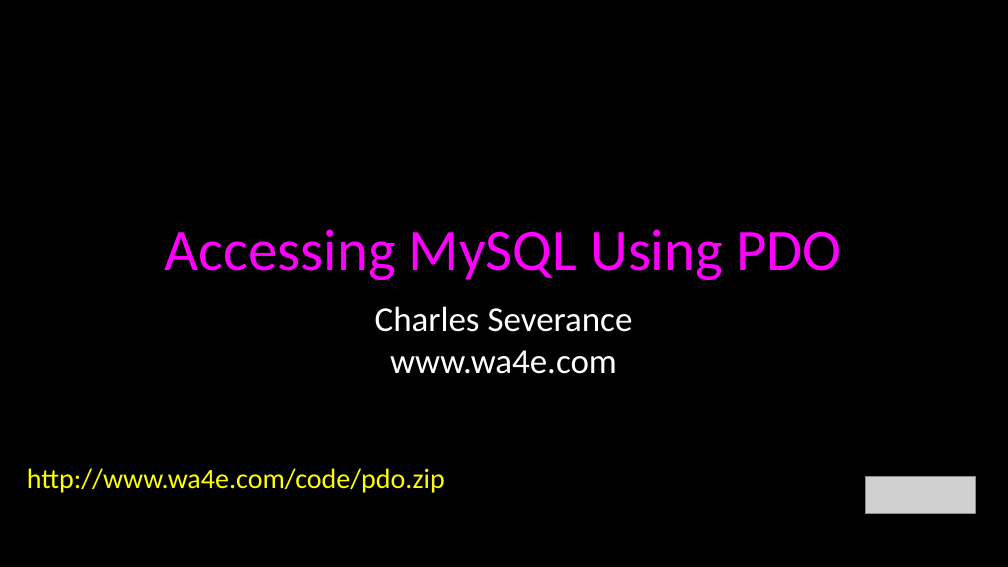
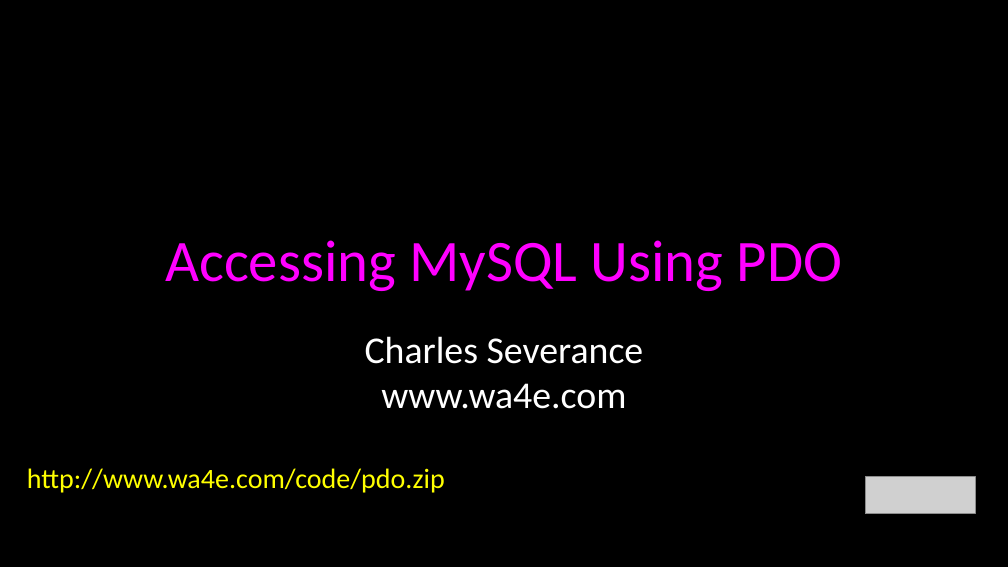
Before and after one commit to csev/wa4e, a slide deck: slide 1 of lectures/PHP-06-MySQL-PDO.ppt. Drawn at 1008x567 pixels with LibreOffice and Linux fonts; fonts in the diff are those of the drawing; grey boxes stand for pictures. Boxes give left, top, right and bottom in pixels: in the first picture for what was removed or moved away, otherwise in the second. Text is boxed around its words. In the diff, an @@ line names an element or a change of style, - is before the commit and + after.

```diff
--- a/lectures/PHP-06-MySQL-PDO.ppt
+++ b/lectures/PHP-06-MySQL-PDO.ppt
@@ title "Accessing MySQL Using PDO": place and size @@
-title "Accessing MySQL Using PDO" at (165, 229, 841, 280)
+title "Accessing MySQL Using PDO" at (165, 240, 842, 291)
@@ subtitle "Charles Severance": place and size @@
-subtitle "Charles Severance" at (375, 306, 633, 374)
+subtitle "Charles Severance" at (365, 336, 644, 409)
@@ subtitle "Charles Severance" at (365, 336, 644, 409): size 25 to 27 pt @@
```
Also in this commit, not shown: 47 other slides changed, 1 slide added, 1 slide removed, 2 other files.
